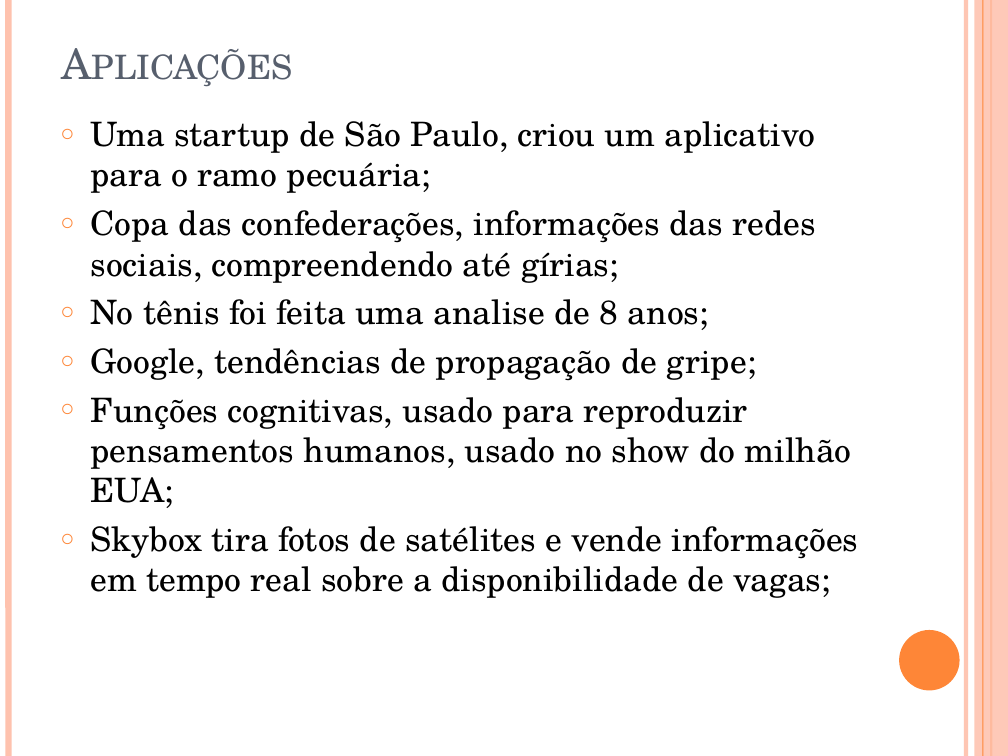
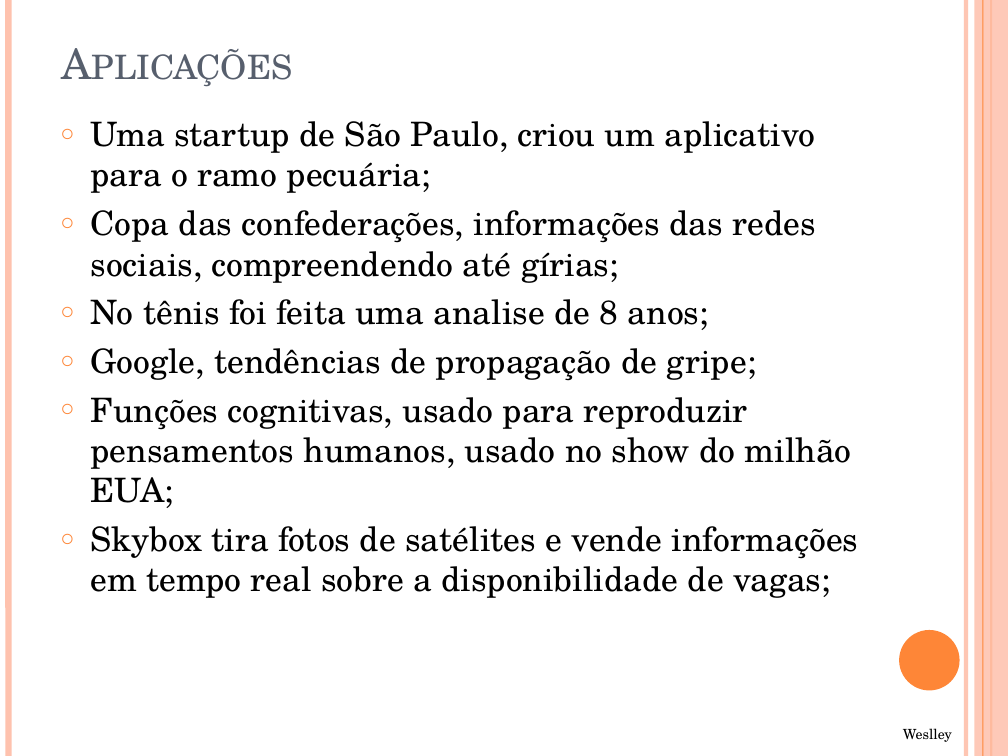
Before and after one commit to WeslleySanto/UNIP-CC, a slide deck: slide 7 of 7semestre/SD/TP1/apresentação-big-data.pptx. Drawn at 1008x756 pixels with LibreOffice and Linux fonts; fonts in the diff are those of the drawing. Boxes give left, top, right and bottom in pixels: in the first picture for what was removed or moved away, otherwise in the second. Text is boxed around its words. In the diff, an @@ line names an element or a change of style, - is before the commit and + after.

```diff
--- a/7semestre/SD/TP1/apresentação-big-data.pptx
+++ b/7semestre/SD/TP1/apresentação-big-data.pptx
@@ text added at <box>903,728,952,742</box>, 10 pt, text #000000 @@
+Weslley
```
Also in this commit, not shown: 11 other slides changed, 3 other files.
